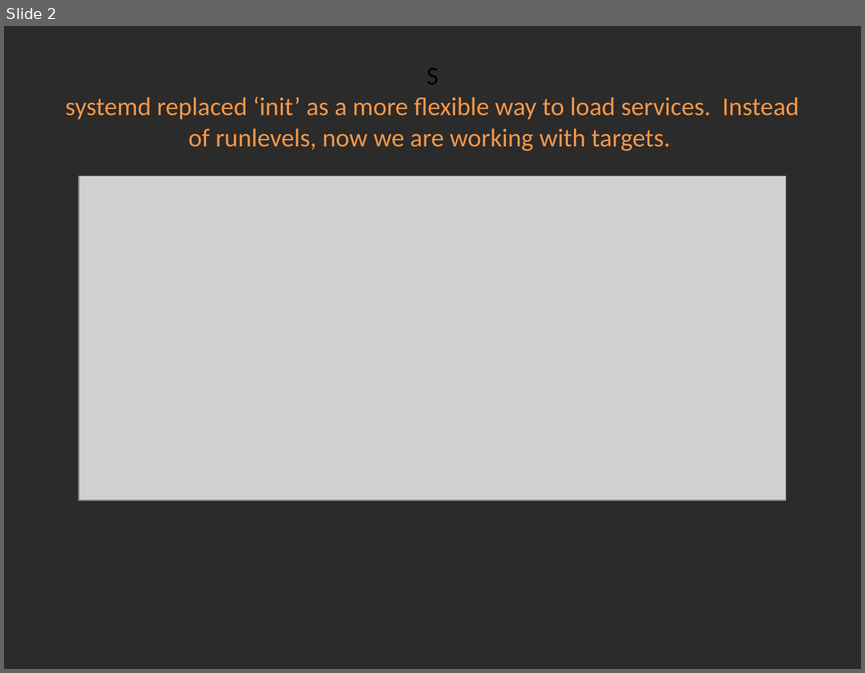
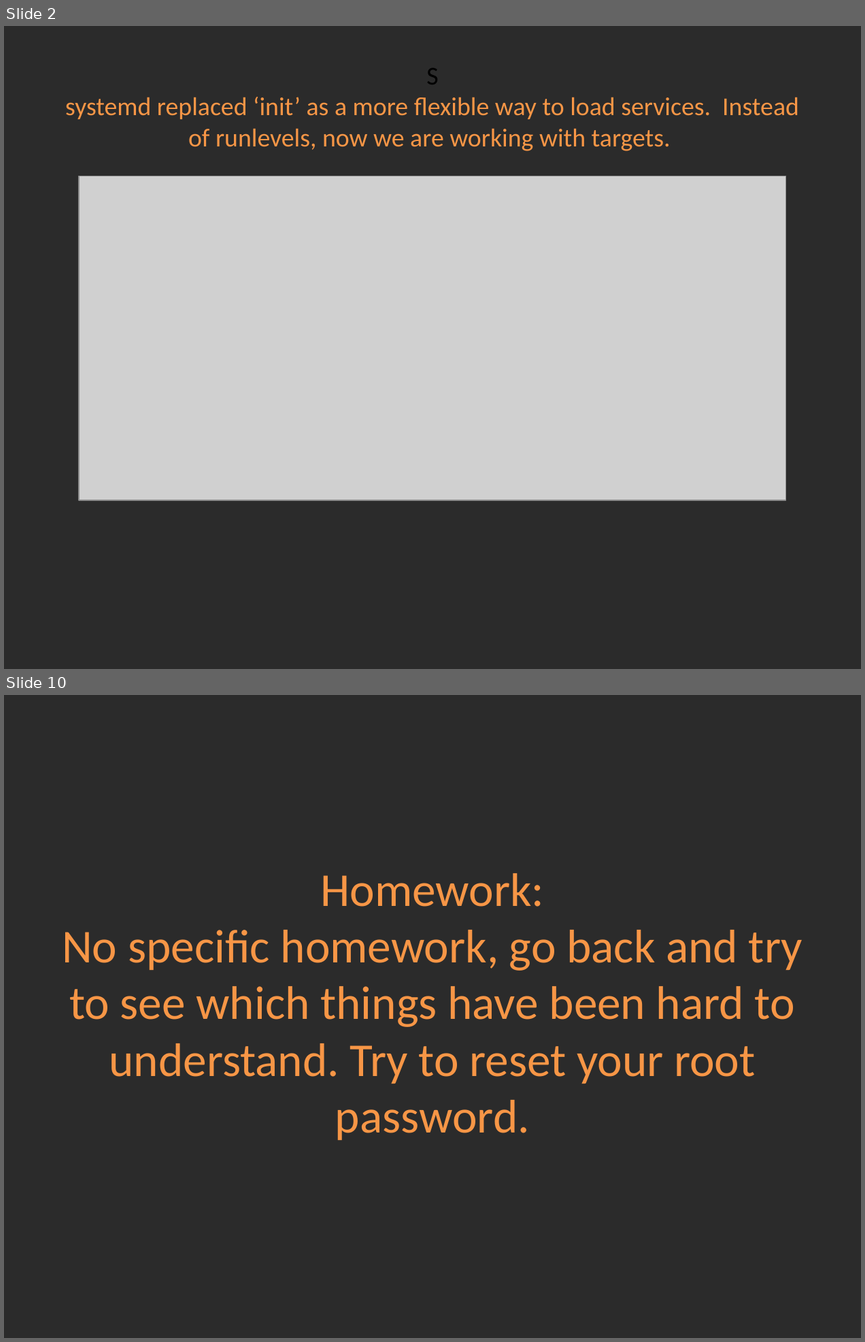
Before and after one commit to Academy-Soft-Intellect/Linux-Course, a slide deck: 10.SystemDAndTheBootProcedure/10-SystemDAndTheBootProcedure.pptx. Shown one above the other, each under a label of ours: slide 2 before the commit, slides 2 and 10 after it; the slides between them are not shown. The pictures are 865x673 and 865x1342 pixels, drawn with LibreOffice and Linux fonts; fonts in the diff are those of the drawing; grey boxes stand for pictures; background and template pictures are left out; a plain dark background stands for a picture behind light text. Boxes give left, top, right and bottom in pixels: in the first picture for what was removed or moved away, otherwise in the second. Text is boxed around its words. In the diff, an @@ line names an element or a change of style, - is before the commit and + after.

```diff
--- a/10.SystemDAndTheBootProcedure/10-SystemDAndTheBootProcedure.pptx
+++ b/10.SystemDAndTheBootProcedure/10-SystemDAndTheBootProcedure.pptx
@@ slide 10 added at (4, 695, 861, 1338), background picture (left out) @@
@@ title added at (62, 873, 802, 1140), 39.6 pt, text #F79646 @@
+Homework:
+No specific homework, go back and try to see which things have been hard to understand. Try to reset your root password.
```
Also in this commit, not shown: 1 slide changed, 6 other slides added, 2 other files.
